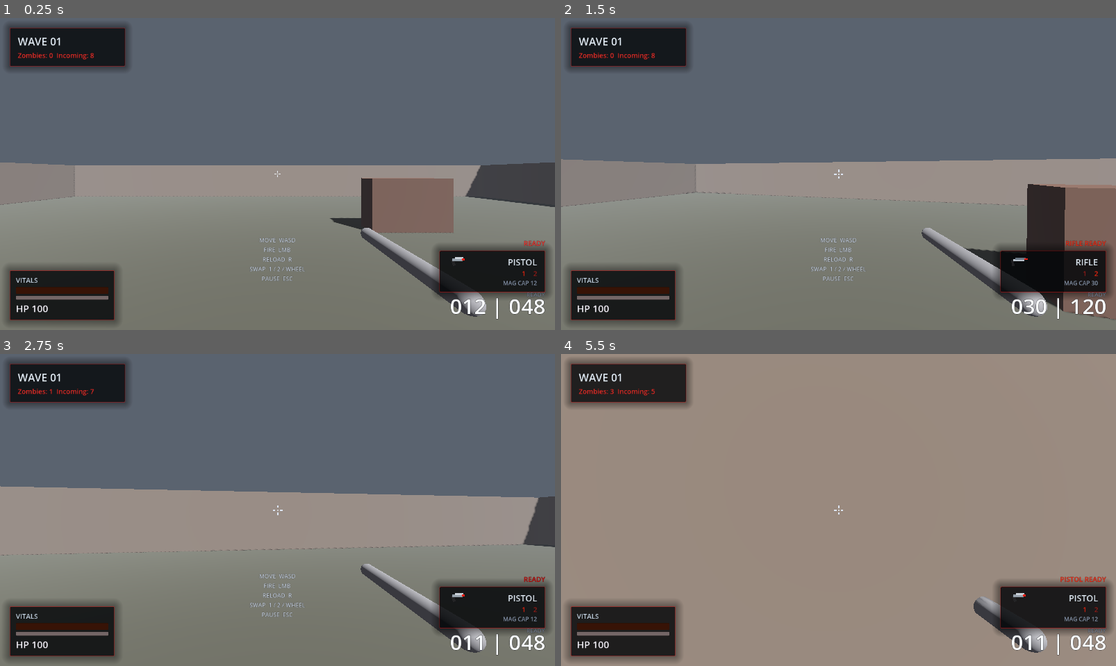
Above: before the commit, frames 1-4 (two rows, left to right).
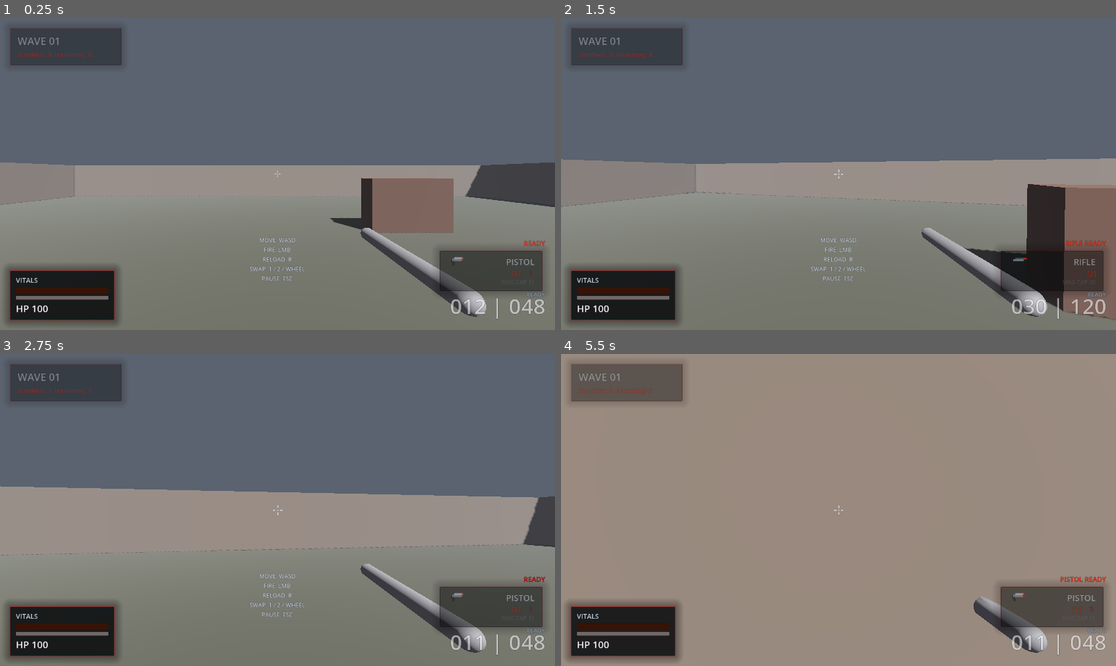
Above: after the commit, the same moments.

Repository: KernPhilipp/Dead-Zones
Game: Godot game, scene res://scenes/main.tscn
Two runs of this game, one before a commit and one after it. Both use one fixed random seed, a clock stepped at 60 frames per second and the inputs below.
Inputs (mouse positions are in pixels of both pictures, inside the frame that each line leads up to):
- Up to frame 1 (0.25 s): no input
- Up to frame 2 (1.5 s): tap Enter at 0.5 s; move the mouse to (866, 174) at 0.52 s; hold W (move_forward) from 0.53 s (still down); click (866, 174) at 0.6 s; tap Space (jump) at 0.77 s; move the mouse to (810, 174) at 1.27 s; tap Mouse wheel down (weapon_next) at 1.35 s
- Up to frame 3 (2.75 s): keep holding W (move_forward); tap Space (jump) at 1.52 s; move the mouse to (288, 503) at 2.02 s; tap Mouse wheel up (weapon_prev) at 2.1 s
- Up to frame 4 (5.5 s): keep holding W (move_forward); move the mouse to (832, 516) at 2.77 s; tap 1 (weapon_slot_1) at 2.85 s; tap Space (jump) at 3.02, 3.77, 4.52 s; move the mouse to (877, 513) at 3.52 s; tap 2 (weapon_slot_2) at 3.6 s; tap R (reload) at 4.15 s; move the mouse to (794, 506) at 4.27 s; click (794, 506) at 4.35 s; move the mouse to (844, 510) at 5.02 s; tap Mouse wheel down (weapon_next) at 5.1 s

The runs differ from the first frame. In frame 1, 5.7% of the frame differs, in the area x 1-99%, y 2-97%; in frame 2, 4.5%; in frame 3, 5.7%; in frame 4, 6.3%, in the area x 1-100%, y 2-97%.

Commit message:
Refine adaptive HUD and session feedback

Diff:
--- a/scripts/hud.gd
+++ b/scripts/hud.gd
@@ -95,6 +95,10 @@
 var combat_message_priorities: Dictionary = {}
 var combat_primary_priority: int = -1
 var combat_secondary_priority: int = -1
+var recent_threat_time: float = 0.0
+var milestone_kills_announced: int = 0
+var active_weapon_slot_index: int = 0
+var adaptive_threat_level: float = 0.0
 
 func _enter_tree():
 	_ensure_nodes()
@@ -230,6 +234,9 @@
 	crosshair_root.scale = crosshair_root.scale.lerp(crosshair_scale_target, clampf(delta / maxf(crosshair_scale_velocity, 0.001), 0.0, 1.0))
 	crosshair_extra_spread = lerpf(crosshair_extra_spread, 0.0, clampf(delta * 9.0, 0.0, 1.0))
 	_update_crosshair_colors(delta)
+	recent_threat_time = maxf(0.0, recent_threat_time - delta)
+	_update_adaptive_hud(delta)
+	_update_session_milestones()
 
 	if Input.is_action_just_pressed("pause_game") and not game_over_panel.visible:
 		toggle_pause_menu()
@@ -247,10 +254,10 @@
 	var pulse: float = 0.48 + (sin(low_health_time * 5.8) * 0.24)
 	var hard_pulse: float = 0.7 + (sin(low_health_time * 8.2) * 0.18)
 	low_health_panel_pulse = 1.0 + (sin(low_health_time * 7.2) * 0.025 * low_health_strength)
-	low_health_overlay.modulate.a = low_health_strength * (pulse + 0.18)
+	low_health_overlay.modulate.a = low_health_strength * (pulse + 0.28)
 	low_health_label.visible = true
 	low_health_label.modulate.a = clampf(low_health_strength * hard_pulse, 0.0, 1.0)
-	low_health_label.scale = Vector2.ONE * (1.0 + low_health_strength * 0.12)
+	low_health_label.scale = Vector2.ONE * (1.0 + low_health_strength * 0.16)
 	health_panel.scale = Vector2.ONE * low_health_panel_pulse
 	health_panel.modulate.a = clampf(0.9 + low_health_strength * 0.22, 0.0, 1.0)
 
@@ -279,6 +286,7 @@
 		1.0
 	)
 	health_value_label.modulate = Color(1.0, lerpf(0.42, 0.98, health_ratio), lerpf(0.42, 0.98, health_ratio), 1.0)
+	_apply_adaptive_hud_presence()
 
 func update_weapon(weapon_name: String):
 	_ensure_nodes()
@@ -287,12 +295,16 @@
 
 func update_weapon_slots(active_index: int):
 	_ensure_nodes()
+	active_weapon_slot_index = active_index
 	var active_color: Color = Color(1.0, 0.85, 0.45, 1.0)
 	var inactive_color: Color = Color(0.65, 0.65, 0.65, 1.0)
-	slot_label_one.text = "1"
-	slot_label_two.text = "2"
+	slot_label_one.text = "[1]" if active_index == 0 else " 1 "
+	slot_label_two.text = "[2]" if active_index == 1 else " 2 "
 	slot_label_one.modulate = active_color if active_index == 0 else inactive_color
 	slot_label_two.modulate = active_color if active_index == 1 else inactive_color
+	slot_label_one.scale = Vector2.ONE * (1.12 if active_index == 0 else 0.94)
+	slot_label_two.scale = Vector2.ONE * (1.12 if active_index == 1 else 0.94)
+	_apply_adaptive_hud_presence()
 
 func update_ammo(current: int, max_val: int, reserve: int):
 	_ensure_nodes()
@@ -306,6 +318,7 @@
 		ammo_state_label.modulate = Color(1.0, 0.28, 0.22, 1.0)
 		ammo_state_label.text = "MAG EMPTY"
 		_set_crosshair_state("empty")
+		recent_threat_time = maxf(recent_threat_time, 0.8)
 		_start_ammo_warning()
 	elif ammo_ratio <= 0.2:
 		current_ammo_state = "LOW AMMO"
@@ -314,6 +327,7 @@
 		ammo_state_label.modulate = Color(1.0, 0.34, 0.28, 1.0)
 		ammo_state_label.text = "LOW AMMO"
 		_set_crosshair_state("warning")
+		recent_threat_time = maxf(recent_threat_time, 0.4)
 		_start_ammo_warning()
 	elif ammo_ratio <= 0.4:
 		current_ammo_state = "CHECK MAG"
@@ -331,6 +345,7 @@
 		ammo_state_label.text = "READY"
 		_set_crosshair_state("default")
 		_stop_ammo_warning()
+	_apply_adaptive_hud_presence()
 
 func update_reload(active: bool, progress: float):
 	_ensure_nodes()
@@ -339,6 +354,7 @@
 	if active:
 		reload_was_active = true
 		_set_crosshair_state("reload")
+		recent_threat_time = maxf(recent_threat_time, 0.3)
 		ammo_state_label.text = "RELOADING %02d%%" % int(round(progress * 100.0))
 		ammo_state_label.modulate = Color(1.0, 0.8, 0.35, 1.0)
 		ammo_label.modulate = Color(1.0, 0.92, 0.66, 1.0)
@@ -369,6 +385,7 @@
 		wave_clear_announced = true
 		show_combat_text("WAVE CLEAR", Color(1.0, 0.28, 0.24, 1.0))
 		show_status("AREA SECURE", Color(1.0, 0.28, 0.24, 1.0), 0.55)
+	_apply_adaptive_hud_presence()
 
 func update_crosshair(movement_ratio: float):
 	_ensure_nodes()
@@ -429,6 +446,7 @@
 	if hit_marker_tween:
 		hit_marker_tween.kill()
 	_set_crosshair_state("kill")
+	recent_threat_time = maxf(recent_threat_time, 0.9)
 	hit_marker_tween = create_tween()
 	hit_marker_tween.tween_property(crosshair_root, "scale", Vector2(1.22, 1.22), 0.05)
 	hit_marker_tween.tween_property(crosshair_root, "scale", Vector2(1.0, 1.0), 0.1)
@@ -442,6 +460,7 @@
 		hit_marker_tween.kill()
 	if hit:
 		_set_crosshair_state("hit")
+		recent_threat_time = maxf(recent_threat_time, 0.45)
 		hit_marker.visible = true
 		hit_marker.modulate = Color(1, 0.32, 0.32, 0.0)
 		hit_marker.scale = Vector2(0.55, 0.55)
@@ -463,6 +482,7 @@
 
 func show_damage_feedback(amount: int, direction: Vector2):
 	_ensure_nodes()
+	recent_threat_time = maxf(recent_threat_time, 1.6)
 	show_status("TAKING FIRE -" + str(amount), Color(1, 0.25, 0.25, 1), 0.38)
 	show_combat_text("INCOMING", Color(1.0, 0.24, 0.22, 1.0))
 	if damage_flash_tween:
@@ -886,6 +906,39 @@
 	pause_controls_label.text = "CONTROLS\nMOVE  WASD\nFIRE  LMB\nRELOAD  R\nSWAP  1 / 2 / WHEEL\nPAUSE  ESC"
 	pause_settings_label.text = "SESSION SNAPSHOT\nHEADSHOTS  %d\nACCURACY   %.0f%%\nSURVIVAL   %02d:%02d" % [headshots, accuracy, minutes, seconds]
 
+func _update_adaptive_hud(delta: float):
+	var target_threat: float = clampf(maxf(recent_threat_time / 1.5, low_health_strength), 0.0, 1.0)
+	adaptive_threat_level = lerpf(adaptive_threat_level, target_threat, clampf(delta * 3.4, 0.0, 1.0))
+	_apply_adaptive_hud_presence()
+
+func _apply_adaptive_hud_presence():
+	var threat_level: float = adaptive_threat_level
+	var wave_alpha: float = lerpf(0.42, 1.0, threat_level)
+	var weapon_alpha: float = lerpf(0.5, 1.0, threat_level)
+	var ammo_alpha: float = lerpf(0.56, 1.0, threat_level)
+	var reserve_alpha: float = lerpf(0.4, 0.96, threat_level)
+	var crosshair_alpha: float = lerpf(0.6, 1.0, threat_level)
+
+	wave_panel.modulate.a = wave_alpha
+	weapon_panel.modulate.a = weapon_alpha
+	ammo_label.modulate.a = ammo_alpha
+	ammo_state_label.modulate.a = maxf(ammo_state_label.modulate.a, ammo_alpha)
+	reserve_label.modulate.a = reserve_alpha
+	crosshair_root.modulate.a = crosshair_alpha
+	wave_panel.scale = Vector2.ONE * lerpf(0.97, 1.0, threat_level)
+	weapon_panel.scale = Vector2.ONE * lerpf(0.975, 1.0, threat_level)
+
+func _update_session_milestones():
+	var session_kills: int = _get_session_elimination_count()
+	if session_kills < 10:
+		return
+	var milestone_step: int = int(session_kills / 10) * 10
+	if milestone_step <= milestone_kills_announced:
+		return
+	milestone_kills_announced = milestone_step
+	show_combat_text("%d KILLS" % milestone_step, Color(1.0, 0.86, 0.32, 1.0))
+	show_status("MILESTONE %d" % milestone_step, Color(1.0, 0.86, 0.32, 1.0), 0.4)
+
 func _update_elimination_tracking(wave: int, living_zombies: int, remaining_to_spawn: int):
 	var current_wave_total: int = _get_current_wave_total_count()
 	if wave != tracked_wave_index:
